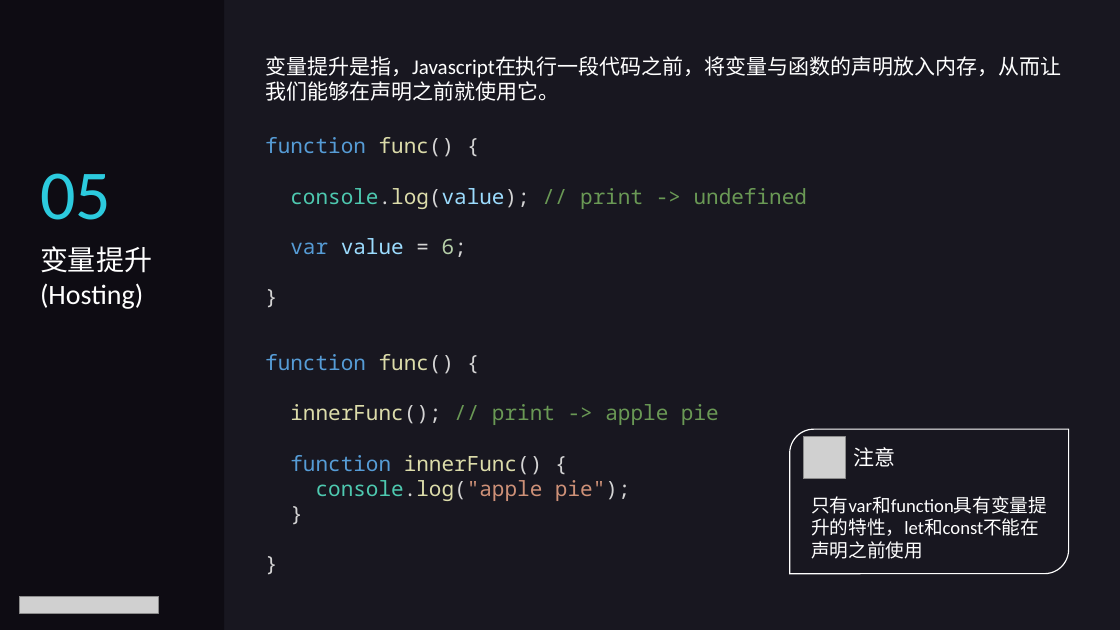
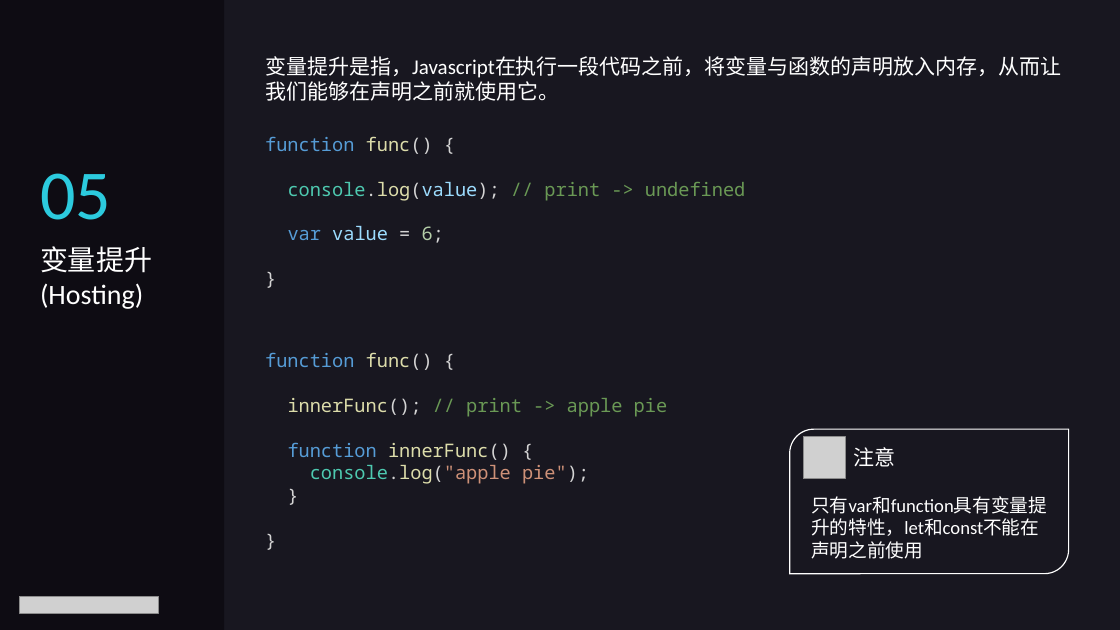
Before and after one commit to luqiuyuan/reactjs_course, a slide deck: slide 8 of lectures/lecture01.pptx. Drawn at 1120x630 pixels with LibreOffice and Linux fonts; fonts in the diff are those of the drawing; grey boxes stand for pictures. Boxes give left, top, right and bottom in pixels: in the first picture for what was removed or moved away, otherwise in the second. Text is boxed around its words. In the diff, an @@ line names an element or a change of style, - is before the commit and + after.

```diff
--- a/lectures/lecture01.pptx
+++ b/lectures/lecture01.pptx
@@ text "function func() {" at box(265, 136, 746, 243): size 18 to 16 pt @@
@@ text "function func() {" at box(265, 352, 668, 484): size 18 to 16 pt @@
```
Also in this commit, not shown: 4 other slides changed, 1 slide added.
